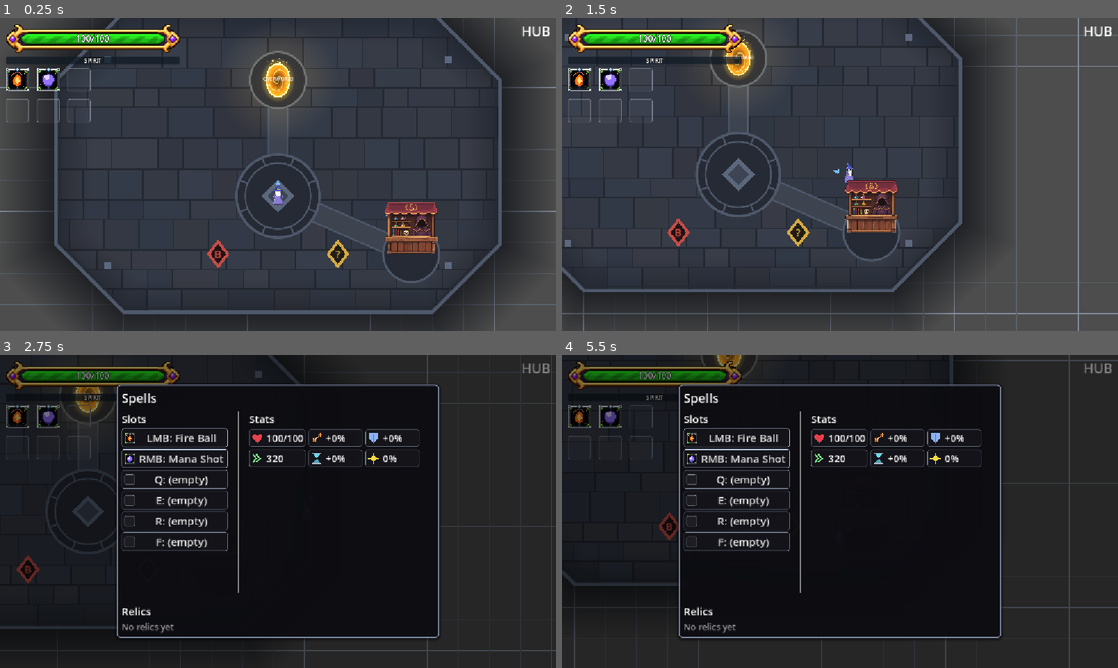
Above: before the commit, frames 1-4 (two rows, left to right).
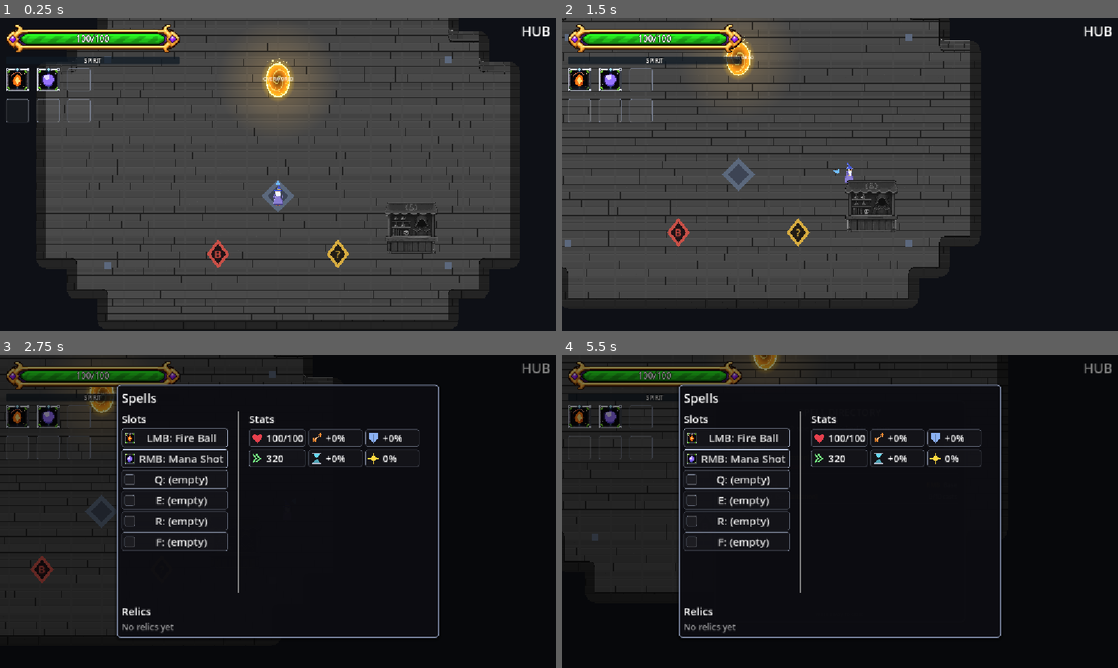
Above: after the commit, the same moments.

Repository: BestestGameStudio/gangU
Game: Godot game, scene res://game/core/main.tscn
Same seed, same stepped clock (60 frames per second), same inputs: the game is played once before the commit and once after it. Sound files missing from this copy of the repository are replaced by a short silence.
Inputs (mouse positions are in pixels of both pictures, inside the frame that each line leads up to):
- Up to frame 1 (0.25 s): no input
- Up to frame 2 (1.5 s): tap Enter at 0.5 s; move the mouse to (962, 158) at 0.52 s; hold D (move_right) 0.53-1.25 s; hold Space (cast) 0.53-1.25 s; click (962, 158) at 0.67 s; drag from (728, 190) to (756, 58) at 1.27 s
- Up to frame 3 (2.75 s): move the mouse to (333, 442) at 2.02 s; hold D (move_right) from 2.03 s (still down); hold Tab (equip_panel) from 2.03 s (still down)
- Up to frame 4 (5.5 s): release D (move_right) at 2.75 s; release Tab (equip_panel) at 2.75 s; drag from (812, 574) to (589, 570) at 2.77 s; move the mouse to (1006, 558) at 3.52 s; hold A (move_left) 3.53-4.25 s; tap C (use_consumable) at 3.6 s; drag from (673, 464) to (762, 570) at 4.27 s; move the mouse to (867, 511) at 5.02 s; hold S (move_down) from 5.03 s (still down); tap E at 5.1 s; click (867, 511) at 5.17 s

The runs differ from the first frame. In frame 1, 49% of the frame differs, in the area x 0-100%, y 0-100%; in frame 2, 56%; in frame 3, 26%; in frame 4, 29%.

Commit message:
Hub: dual-grid stone brick floor and blocking wall ring (#709)
* Use shared dual-grid stone bricks for hub floor

* Enclose hub in shaded brick walls with terrain collision

* Keep movement cells fully off the visible hub wall footprint

* Use dual-grid brick wall art and calmer varied hub floors

* Soften hub flagstone and trim walls to a thin face and cap

* Restore dark stone bricks with matched seams and a muted hub shop

---------

Co-authored-by: instinctmitra <instinctmitra@users.noreply.github.com>
Co-authored-by: Instinct Agent <agent@instinct.com>

Diff:
--- a/game/world/hub.tscn
+++ b/game/world/hub.tscn
@@ -6,7 +6,15 @@
 [ext_resource type="PackedScene" uid="uid://bgangu218dir" path="res://game/ui/spell_directory.tscn" id="8"]
 [ext_resource type="PackedScene" uid="uid://bgangu325sta" path="res://game/ui/bestiary_station.tscn" id="9_best"]
 
+[ext_resource type="Script" path="res://game/world/terrain/terrain_map.gd" id="terrain"]
+
 [node name="Hub" type="Node2D"]
+
+[node name="Terrain" type="Node2D" parent="."]
+visible = false
+script = ExtResource("terrain")
+cell_size = 32
+art_enabled = false
 
 [node name="Floor" type="Node2D" parent="."]
 script = ExtResource("hub_floor")
--- a/game/world/hub_floor.gd
+++ b/game/world/hub_floor.gd
@@ -1,143 +1,113 @@
 extends Node2D
 class_name HubFloor
-## Code-drawn stone plaza under the hub. It lives in hub.tscn rather than on
-## the global BackgroundGrid so it is freed with the hub and dungeons keep the
-## plain grid. Geometry is built once in _init and drawn once.
+## Shared 64px dual-grid layout, with hub-specific dark stone bricks and thin wall art.
+## Wall lives on lattice points. Each tile reads TL=1 TR=2 BR=4 BL=8.
 
 const CENTER := Vector2(576, 410)
 const HALF := Vector2(460, 310)
 const CHAMFER := 140.0
-const SPAWN := Vector2(576, 480)
-## #346: the dungeon gates moved to the overworld; the hub keeps one landing
-## under its overworld passage and one at the shop. The passage sits at y 240,
-## clear of main.tscn's pre-swap Player position (576, 324).
-const LANDINGS: Array[Vector2] = [Vector2(576, 240), Vector2(852, 600)]
-
-const HEIGHTS: Array[float] = [40.0, 52.0, 64.0]
-const WIDTHS: Array[float] = [52.0, 72.0, 96.0]
-const MORTAR := 3.0
-const OUTER_FADE := 120.0
-const INNER_FADE := 70.0
-const EMBLEM_R := 86.0
-const LANDING_R := 58.0
-const PATH_W := 40.0
-
-const MORTAR_COLOR := Color(0.145, 0.16, 0.195)
-const TILE_BASE := Color(0.205, 0.225, 0.27)
-const PATH_COLOR := Color(0.24, 0.265, 0.315)
-const INLAY := Color(0.31, 0.35, 0.42)
-const DARK_INLAY := Color(0.15, 0.165, 0.205)
-const SHADOW := Color(0.06, 0.07, 0.09)
+const WALL_WIDTH := 32.0
+## Tile transitions extend up to half a cell inside the nominal outline.
+## Keep movement cells wholly within that inner floor, clear of the wall art.
+const WALL_CLEARANCE := 48.0
+const WALL_SHEET = preload("res://assets/sprites/terrain/dualgrid_brickwall_on_stonebrick.png")
+const FLOOR_VARIANTS = preload("res://assets/sprites/terrain/dualgrid_variants_stonebrick_hub.png")
 
 var outline: PackedVector2Array
-var tiles: Array[PackedVector2Array] = []
-var tile_colors := PackedColorArray()
+var _wall_outer: PackedVector2Array
+var _walk_outline: PackedVector2Array
+var _tiles: Array[Dictionary] = []
+var _thin_wall: Texture2D
 
 func _init() -> void:
 	z_index = -80
+	texture_filter = CanvasItem.TEXTURE_FILTER_NEAREST
 	outline = _octagon(0.0)
+	_walk_outline = _octagon(-WALL_CLEARANCE)
+	_wall_outer = _octagon(WALL_WIDTH)
+	_prepare_thin_wall()
 	_build_tiles()
 
 func covers(p: Vector2) -> bool:
 	return Geometry2D.is_point_in_polygon(p, outline)
 
-## Offsetting an octagon outward by d keeps its 45-degree edges parallel only
-## if the chamfer grows by d * (2 - sqrt 2); same vertex order at every offset
-## lets the fade bands be drawn as quads between two rings.
-func _octagon(d: float) -> PackedVector2Array:
-	var h := HALF + Vector2(d, d)
-	var c := CHAMFER + d * (2.0 - sqrt(2.0))
+func _octagon(expand: float) -> PackedVector2Array:
+	var half := HALF + Vector2.ONE * expand
+	var chamfer := CHAMFER + expand * (2.0 - sqrt(2.0))
 	var pts := PackedVector2Array()
 	for v: Vector2 in [
-		Vector2(-h.x + c, -h.y), Vector2(h.x - c, -h.y), Vector2(h.x, -h.y + c), Vector2(h.x, h.y - c),
-		Vector2(h.x - c, h.y), Vector2(-h.x + c, h.y), Vector2(-h.x, h.y - c), Vector2(-h.x, -h.y + c),
+		Vector2(-half.x + chamfer, -half.y), Vector2(half.x - chamfer, -half.y),
+		Vector2(half.x, -half.y + chamfer), Vector2(half.x, half.y - chamfer),
+		Vector2(half.x - chamfer, half.y), Vector2(-half.x + chamfer, half.y),
+		Vector2(-half.x, half.y - chamfer), Vector2(-half.x, -half.y + chamfer),
 	]:
 		pts.append(CENTER + v)
 	return pts
 
-static func _hash01(x: int, y: int, salt: int) -> float:
-	var h := (x * 73856093) ^ (y * 19349663) ^ (salt * 83492791)
-	h = (h ^ (h >> 13)) * 1274126177
-	h = h ^ (h >> 16)
-	return float(h & 0xFFFF) / 65535.0
+func _ready() -> void:
+	var terrain := get_parent().get_node("Terrain") as TerrainMap
+	var cells := {}
+	var lo := terrain.world_to_cell(CENTER - HALF - Vector2.ONE * WALL_WIDTH)
+	var hi := terrain.world_to_cell(CENTER + HALF + Vector2.ONE * WALL_WIDTH)
+	for cy in range(lo.y, hi.y + 1):
+		for cx in range(lo.x, hi.x + 1):
+			var at := terrain.cell_to_world(Vector2i(cx, cy))
+			var half_cell := Vector2.ONE * terrain.cell_size * 0.5
+			var square := PackedVector2Array([at - half_cell,
+				at + Vector2(half_cell.x, -half_cell.y), at + half_cell,
+				at + Vector2(-half_cell.x, half_cell.y)])
+			for outside: PackedVector2Array in Geometry2D.clip_polygons(square, _walk_outline):
+				if not Geometry2D.intersect_polygons(outside, _wall_outer).is_empty():
+					cells[Vector2i(cx, cy)] = TerrainTypes.OBSTACLE
+					break
+	terrain.set_cells(cells)
 
-static func _tile_color(c: int, r: int) -> Color:
-	var v := (_hash01(c, r, 3) - 0.5) * 0.035
-	var tint := (_hash01(c, r, 4) - 0.5) * 0.016
-	return Color(TILE_BASE.r + v - tint, TILE_BASE.g + v, TILE_BASE.b + v + tint)
+## Trim the unused outer cap instead of clipping it to an unrelated octagon.
+## The sheet's square marching-corner layout divides each tile into quadrants.
+func _prepare_thin_wall() -> void:
+	var image := WALL_SHEET.get_image()
+	for mask in range(1, 15):
+		var origin := Vector2i(mask % 4, mask / 4) * 64
+		for y in 64:
+			for x in 64:
+				var distance := INF
+				for k in 4:
+					if mask & (1 << k): continue
+					var q := Vector2(32 if k == 1 or k == 2 else 0, 32 if k >= 2 else 0)
+					var near := Vector2(x, y).clamp(q, q + Vector2(31, 31))
+					distance = minf(distance, Vector2(x, y).distance_to(near))
+				if distance > 22.0:
+					image.set_pixelv(origin + Vector2i(x, y), Color.TRANSPARENT)
+	_thin_wall = ImageTexture.create_from_image(image)
 
-## Ashlar courses: hashed course heights, start offsets and stone widths, so
-## joints never line up into the uniform grid the plaza replaces.
 func _build_tiles() -> void:
-	var y := CENTER.y - HALF.y
-	var right := CENTER.x + HALF.x
-	var m := MORTAR * 0.5
-	var r := 0
-	while y < CENTER.y + HALF.y:
-		var row_h := _pick(HEIGHTS, _hash01(0, r, 5))
-		var x := CENTER.x - HALF.x - _hash01(0, r, 1) * WIDTHS[1]
-		var c := 0
-		while x < right:
-			var w := _pick(WIDTHS, _hash01(c, r, 2))
-			var rect := PackedVector2Array([
-				Vector2(x + m, y + m), Vector2(x + w - m, y + m),
-				Vector2(x + w - m, y + row_h - m), Vector2(x + m, y + row_h - m),
-			])
-			for piece: PackedVector2Array in Geometry2D.intersect_polygons(rect, outline):
-				tiles.append(piece)
-				tile_colors.append(_tile_color(c, r))
-			x += w
-			c += 1
-		y += row_h
-		r += 1
-
-static func _pick(options: Array[float], t: float) -> float:
-	return options[mini(int(t * options.size()), options.size() - 1)]
-
-func _draw_band(inner: PackedVector2Array, outer: PackedVector2Array, ci: Color, co: Color) -> void:
-	var n := inner.size()
-	for i in n:
-		var j := (i + 1) % n
-		draw_polygon(PackedVector2Array([inner[i], inner[j], outer[j], outer[i]]), PackedColorArray([ci, ci, co, co]))
-
-func _draw_path(to: Vector2) -> void:
-	var dir := (to - SPAWN).normalized()
-	var a := SPAWN + dir * EMBLEM_R
-	var b := to - dir * LANDING_R
-	var n := dir.orthogonal() * (PATH_W * 0.5)
-	draw_colored_polygon(PackedVector2Array([a + n, b + n, b - n, a - n]), PATH_COLOR)
-	draw_line(a + n, b + n, INLAY, 2.0, true)
-	draw_line(a - n, b - n, INLAY, 2.0, true)
-
-func _draw_ring(at: Vector2, r: float, color: Color, width: float) -> void:
-	draw_arc(at, r, 0.0, TAU, 72, color, width, true)
+	var cell := float(DualGrid.CELL)
+	var lo := Vector2i(((CENTER - HALF - Vector2.ONE * WALL_WIDTH) / cell).floor())
+	var hi := Vector2i(((CENTER + HALF + Vector2.ONE * WALL_WIDTH) / cell).ceil())
+	for j in range(lo.y, hi.y):
+		for i in range(lo.x, hi.x):
+			var mask := 0
+			var corners := [Vector2i(i, j), Vector2i(i + 1, j),
+				Vector2i(i + 1, j + 1), Vector2i(i, j + 1)]
+			for k in 4:
+				if not covers(Vector2(corners[k]) * cell): mask |= 1 << k
+			var variant := int(DualGrid._hash01(i, j, 709) * 8.0) % 8
+			if mask == 15: continue
+			var tex: Texture2D = _thin_wall
+			var src := Vector2(mask % 4, mask / 4) * cell
+			if mask == 0:
+				tex = FLOOR_VARIANTS
+				src = Vector2(variant * cell, 0)
+			var at := Vector2(i, j) * cell
+			var rect := PackedVector2Array([at, at + Vector2(cell, 0),
+				at + Vector2(cell, cell), at + Vector2(0, cell)])
+			for piece: PackedVector2Array in [rect]:
+				var uv := PackedVector2Array()
+				for p in piece: uv.append((src + p - at) / tex.get_size())
+				_tiles.append({"poly": piece, "uv": uv, "tex": tex})
 
 func _draw() -> void:
-	var clear := Color(SHADOW, 0.0)
-	_draw_band(outline, _octagon(OUTER_FADE), Color(SHADOW, 0.75), clear)
-	draw_colored_polygon(outline, MORTAR_COLOR)
-	for i in tiles.size():
-		draw_colored_polygon(tiles[i], tile_colors[i])
-	_draw_band(_octagon(-INNER_FADE), outline, clear, Color(SHADOW, 0.35))
-
-	for to in LANDINGS:
-		_draw_path(to)
-	for to in LANDINGS:
-		draw_circle(to, LANDING_R, DARK_INLAY)
-		_draw_ring(to, LANDING_R, INLAY, 3.0)
-		_draw_ring(to, LANDING_R - 10.0, MORTAR_COLOR, 2.0)
-
-	draw_circle(SPAWN, EMBLEM_R, DARK_INLAY)
-	_draw_ring(SPAWN, EMBLEM_R, INLAY, 4.0)
-	_draw_ring(SPAWN, EMBLEM_R - 18.0, INLAY, 2.0)
-	for k in 8:
-		var d := Vector2.from_angle(TAU * k / 8.0 + TAU / 16.0)
-		draw_line(SPAWN + d * (EMBLEM_R - 18.0), SPAWN + d * EMBLEM_R, INLAY, 2.0, true)
-
-	draw_polyline(_closed(outline), INLAY, 6.0, true)
-	draw_polyline(_closed(_octagon(-8.0)), MORTAR_COLOR, 2.0, true)
-
-func _closed(pts: PackedVector2Array) -> PackedVector2Array:
-	var out := pts.duplicate()
-	out.append(pts[0])
-	return out
+	# Hide the neutral world grid while the enclosed hub is mounted.
+	draw_rect(Rect2(-8192, -8192, 16384, 16384), Color(0.055, 0.065, 0.085))
+	for tile in _tiles:
+		draw_polygon(tile["poly"], PackedColorArray([Color.WHITE]), tile["uv"], tile["tex"])
Binary file changed: assets/sprites/shop_vendor.png
Binary file added: assets/sprites/terrain/dualgrid_brickwall_on_stonebrick.png
Not shown, added: assets/sprites/terrain/dualgrid_brickwall_on_stonebrick.png.import
Binary file added: assets/sprites/terrain/dualgrid_variants_stonebrick_hub.png
Not shown, added: assets/sprites/terrain/dualgrid_variants_stonebrick_hub.png.import
Not shown: 1 places in game/world/hub.tscn that only renumber resources
Not shown, changed: assets/sprites/SOURCE.md
